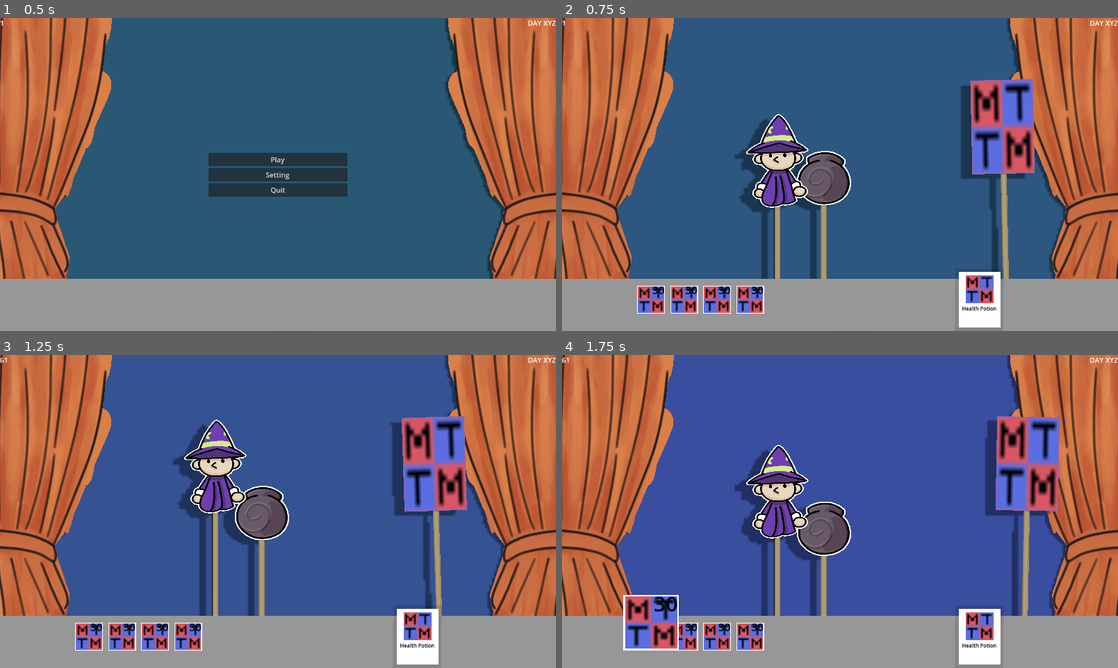
Above: before the commit, frames 1-4 (two rows, left to right).
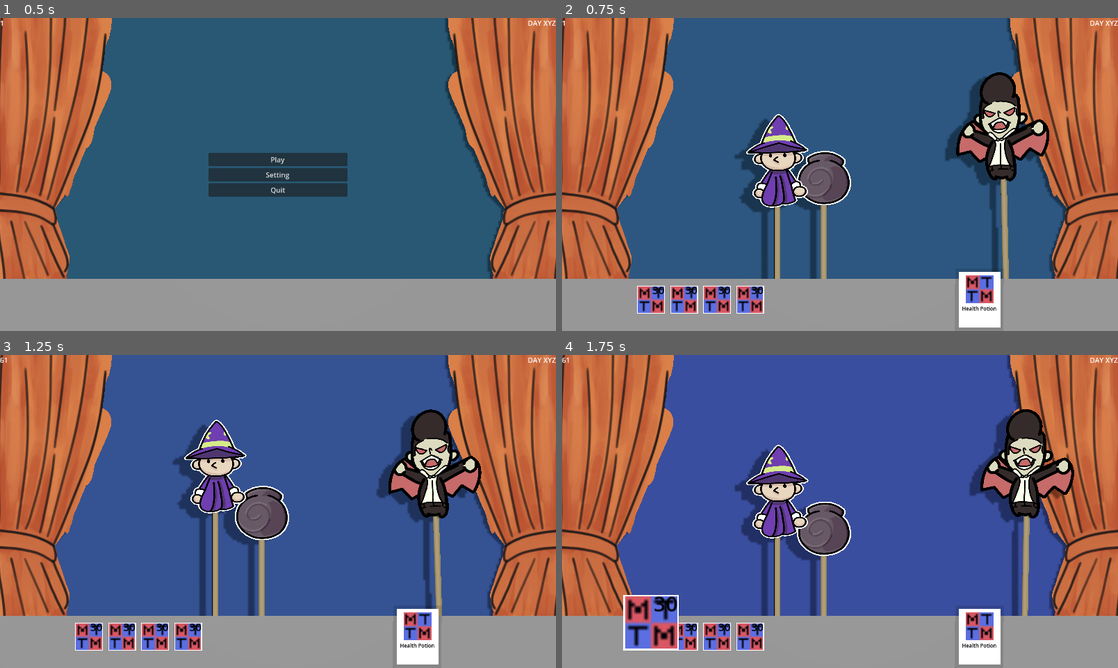
Above: after the commit, the same moments.

Repository: Craigware/PirateJam15
Game: Godot game, scene res://Scenes/main.tscn
Two runs of this game, one before a commit and one after it. Both use one fixed random seed, a clock stepped at 60 frames per second and the inputs below. Sound files missing from this copy of the repository are replaced by a short silence.
Inputs:
- Up to frame 1 (0.5 s): no input
- Up to frame 2 (0.75 s): click "Play" at 0.5 s
- Up to frame 3 (1.25 s): no input
- Up to frame 4 (1.75 s): click "[center]30" at 1.25 s

Frame 1 is identical in both runs. In frame 2, 4.5% of the frame differs, in the area x 69-88%, y 17-54%; in frame 3, 4.5%; in frame 4, 4.5%, in the area x 73-93%, y 17-54%.
Error before the commit: Parse Error: Used space character for indentation instead of tab as used before in the file. (res://Scripts/AudioSystem.gd:57)

Commit message:
Some more assets.

Diff:
--- a/Scripts/Assets.gd
+++ b/Scripts/Assets.gd
@@ -3,66 +3,69 @@
 
 enum Sprites {
 	NIL,
-    PLAYER,
-    CAULDRON,
+	PLAYER,
+	CAULDRON,
 	GHOUL,
+	VAMPIRE,
 	MAX
 };
 
 static var Images : Array = [
 	load("res://Assets/MissingTexture.png"),
-    load("res://Assets/Player.png"),
-    load("res://Assets/Cauldron.png")
+	load("res://Assets/Player.png"),
+	load("res://Assets/Cauldron.png"),
+	load("res://Assets/MissingTexture.png"),
+	load("res://Assets/Vampire.png"),
 ];
 
 enum ItemType {
-    NIL,
-    HERBAL_ESSENCE,
-    COMMON_ESSENCE,
-    UNDEAD_ESSENCE,
-    ANIMAL_ESSENCE,
-    HOLY_ESSENCE,
-    VOID_ESSENCE,
-    HEALTH_POTION,
-    GREATER_HEALTH_POTION,
-    MAGIC_KNIFE,
-    SLASHY,
-    MAX
+	NIL,
+	HERBAL_ESSENCE,
+	COMMON_ESSENCE,
+	UNDEAD_ESSENCE,
+	ANIMAL_ESSENCE,
+	HOLY_ESSENCE,
+	VOID_ESSENCE,
+	HEALTH_POTION,
+	GREATER_HEALTH_POTION,
+	MAGIC_KNIFE,
+	SLASHY,
+	MAX
 };
 
 static var Items : Array = [
-    Item.new("NIL ITEM NOT FOUND", Images[Sprites.NIL], Item.ItemTypes.ESSENCE, ItemType.NIL),
-    Item.new("Herbal Essence", Images[Sprites.NIL], Item.ItemTypes.ESSENCE, ItemType.HERBAL_ESSENCE),
-    Item.new("Common Essence", Images[Sprites.NIL], Item.ItemTypes.ESSENCE, ItemType.COMMON_ESSENCE),
-    Item.new("Undead Essence", Images[Sprites.NIL], Item.ItemTypes.ESSENCE, ItemType.UNDEAD_ESSENCE),
-    Item.new("Animal Essence", Images[Sprites.NIL], Item.ItemTypes.ESSENCE, ItemType.ANIMAL_ESSENCE),
-    Item.new("Holy Essence", Images[Sprites.NIL], Item.ItemTypes.ESSENCE, ItemType.HOLY_ESSENCE),
-    Item.new("Void Essence", Images[Sprites.NIL], Item.ItemTypes.ESSENCE, ItemType.VOID_ESSENCE),
-    Item.new("Health Potion", Images[Sprites.NIL], Item.ItemTypes.CARD, ItemType.HEALTH_POTION),
-    Item.new("Greater Health Potion", Images[Sprites.NIL], Item.ItemTypes.CARD, ItemType.GREATER_HEALTH_POTION),
-    Item.new("MAGIC KNIFE", Images[Sprites.NIL], Item.ItemTypes.CARD, ItemType.MAGIC_KNIFE),
-    Item.new("Slashy", Images[Sprites.NIL], Item.ItemTypes.CARD, ItemType.SLASHY),
-    # Item.new("", Images[Sprites.NIL], Item.ItemTypes.CARD, ItemType.HEALTH_POTION),
-    # Item.new("", Images[Sprites.NIL], Item.ItemTypes.CARD, ItemType.HEALTH_POTION),
-    # Item.new("", Images[Sprites.NIL], Item.ItemTypes.CARD, ItemType.HEALTH_POTION),
-    # Item.new("", Images[Sprites.NIL], Item.ItemTypes.CARD, ItemType.HEALTH_POTION),
-    # Item.new("", Images[Sprites.NIL], Item.ItemTypes.CARD, ItemType.HEALTH_POTION),
-    # Item.new("", Images[Sprites.NIL], Item.ItemTypes.CARD, ItemType.HEALTH_POTION),
-    # Item.new("", Images[Sprites.NIL], Item.ItemTypes.CARD, ItemType.HEALTH_POTION),
-    # Item.new("", Images[Sprites.NIL], Item.ItemTypes.CARD, ItemType.HEALTH_POTION),
+	Item.new("NIL ITEM NOT FOUND", Images[Sprites.NIL], Item.ItemTypes.ESSENCE, ItemType.NIL),
+	Item.new("Herbal Essence", Images[Sprites.NIL], Item.ItemTypes.ESSENCE, ItemType.HERBAL_ESSENCE),
+	Item.new("Common Essence", Images[Sprites.NIL], Item.ItemTypes.ESSENCE, ItemType.COMMON_ESSENCE),
+	Item.new("Undead Essence", Images[Sprites.NIL], Item.ItemTypes.ESSENCE, ItemType.UNDEAD_ESSENCE),
+	Item.new("Animal Essence", Images[Sprites.NIL], Item.ItemTypes.ESSENCE, ItemType.ANIMAL_ESSENCE),
+	Item.new("Holy Essence", Images[Sprites.NIL], Item.ItemTypes.ESSENCE, ItemType.HOLY_ESSENCE),
+	Item.new("Void Essence", Images[Sprites.NIL], Item.ItemTypes.ESSENCE, ItemType.VOID_ESSENCE),
+	Item.new("Health Potion", Images[Sprites.NIL], Item.ItemTypes.CARD, ItemType.HEALTH_POTION),
+	Item.new("Greater Health Potion", Images[Sprites.NIL], Item.ItemTypes.CARD, ItemType.GREATER_HEALTH_POTION),
+	Item.new("MAGIC KNIFE", Images[Sprites.NIL], Item.ItemTypes.CARD, ItemType.MAGIC_KNIFE),
+	Item.new("Slashy", Images[Sprites.NIL], Item.ItemTypes.CARD, ItemType.SLASHY),
+	# Item.new("", Images[Sprites.NIL], Item.ItemTypes.CARD, ItemType.HEALTH_POTION),
+	# Item.new("", Images[Sprites.NIL], Item.ItemTypes.CARD, ItemType.HEALTH_POTION),
+	# Item.new("", Images[Sprites.NIL], Item.ItemTypes.CARD, ItemType.HEALTH_POTION),
+	# Item.new("", Images[Sprites.NIL], Item.ItemTypes.CARD, ItemType.HEALTH_POTION),
+	# Item.new("", Images[Sprites.NIL], Item.ItemTypes.CARD, ItemType.HEALTH_POTION),
+	# Item.new("", Images[Sprites.NIL], Item.ItemTypes.CARD, ItemType.HEALTH_POTION),
+	# Item.new("", Images[Sprites.NIL], Item.ItemTypes.CARD, ItemType.HEALTH_POTION),
+	# Item.new("", Images[Sprites.NIL], Item.ItemTypes.CARD, ItemType.HEALTH_POTION),
 ];
 
 static var CraftingRecipes : Array = [
-    {Items[ItemType.NIL]: 1}, #NIL
-    {Items[ItemType.NIL]: 1}, #H#
-    {Items[ItemType.NIL]: 1}, #CE
-    {Items[ItemType.NIL]: 1}, #UE
-    {Items[ItemType.NIL]: 1}, #AE
-    {Items[ItemType.NIL]: 1}, #HE
-    {Items[ItemType.NIL]: 1}, #VE
-    {Items[ItemType.COMMON_ESSENCE]: 1}, #HP
-    {Items[ItemType.COMMON_ESSENCE]: 2, Items[ItemType.HOLY_ESSENCE]: 1}, # GHP
-    {Items[ItemType.COMMON_ESSENCE]: 1, Items[ItemType.UNDEAD_ESSENCE]: 1}, # Magic knife
-    {Items[ItemType.UNDEAD_ESSENCE]: 2, Items[ItemType.ANIMAL_ESSENCE]: 2}, # Slashy
-    # {Items[ItemType.COMMON_ESSENCE]: 1, Items[ItemType.UNDEAD_ESSENCE]: 1},
+	{Items[ItemType.NIL]: 1}, #NIL
+	{Items[ItemType.NIL]: 1}, #H#
+	{Items[ItemType.NIL]: 1}, #CE
+	{Items[ItemType.NIL]: 1}, #UE
+	{Items[ItemType.NIL]: 1}, #AE
+	{Items[ItemType.NIL]: 1}, #HE
+	{Items[ItemType.NIL]: 1}, #VE
+	{Items[ItemType.COMMON_ESSENCE]: 1}, #HP
+	{Items[ItemType.COMMON_ESSENCE]: 2, Items[ItemType.HOLY_ESSENCE]: 1}, # GHP
+	{Items[ItemType.COMMON_ESSENCE]: 1, Items[ItemType.UNDEAD_ESSENCE]: 1}, # Magic knife
+	{Items[ItemType.UNDEAD_ESSENCE]: 2, Items[ItemType.ANIMAL_ESSENCE]: 2}, # Slashy
+	# {Items[ItemType.COMMON_ESSENCE]: 1, Items[ItemType.UNDEAD_ESSENCE]: 1},
 ];
--- a/Scripts/AudioSystem.gd
+++ b/Scripts/AudioSystem.gd
@@ -51,11 +51,10 @@
 		for i in range(len(AudioStreams)):
 			if AudioStreams[i] != null && AudioStreams[i].max_db < 3.0:
 				AudioStreams[i].max_db += 0.05;
-
 	if Dead:
 		for i in range(len(AudioStreams)):
 			if AudioStreams[i] != null && AudioStreams[i].max_db > 0.0:
-                AudioStreams[i].pitch_scale -= 0.01;
+				AudioStreams[i].pitch_scale -= 0.01;
 
 func switch_song():
 	current_index += 1;
--- a/Scripts/Entity.gd
+++ b/Scripts/Entity.gd
@@ -11,7 +11,11 @@
 	PLAYER,
 	CAULDRON,
 	GHOUL,
-	PEDESTRIAN
+	VILLAGER,
+    GUARD,
+    VAMPIRE,
+    GOBLIN,
+    PIG
 }
 
 @export var Health: float;
--- a/Scripts/GameState.gd
+++ b/Scripts/GameState.gd
@@ -88,7 +88,7 @@
 	Entities.fill(null);
 	create_player();
 	create_cauldron();
-	create_enemy(1);
+	create_enemy(Entity.EntityArchs.VAMPIRE);
 
 	DaylightTimer = Timer.new();
 	DaylightTimer.wait_time = 75;
@@ -213,31 +213,59 @@
 	return;
 
 
-func create_enemy(_architype) -> bool:
-	var _entity = create_entity();
-	var resource_id = Assets.Sprites.GHOUL;
-	if resource_id > Assets.Images.size()-1:
-		resource_id = Assets.Sprites.NIL;
-
-	_entity.Sprite = Assets.Images[resource_id];
-	_entity.Health = 10;
-	_entity.AttackRate = 3;
-
-	_entity.EntityArch = Entity.EntityArchs.GHOUL;
-	_entity.IsAlly = false;
-	_entity.position = get_random_spawn_location(_entity.IsAlly);
-
-	_entity.MovePattern = Entity.MovementPattern.SWAY;
-	_entity.SwayArc = 0.05;
-	_entity.SwaySpeed = 0.1;
-	_entity.MeshSize = Vector2(2,3);
-
-	_entity.AttackTimer = Timer.new();
-	_entity.AttackTimer.wait_time = _entity.AttackRate;
-	_entity.AttackTimer.autostart = true;
-
-	EntityContainer.add_child(_entity);
-	return true;
+func create_enemy(_architype: Entity.EntityArchs) -> bool:
+	if _architype == Entity.EntityArchs.GHOUL:
+		var _entity = create_entity();
+		var resource_id = Assets.Sprites.GHOUL;
+		if resource_id > Assets.Images.size()-1:
+			resource_id = Assets.Sprites.NIL;
+
+		_entity.Sprite = Assets.Images[resource_id];
+		_entity.Health = 10;
+		_entity.AttackRate = 3;
+
+		_entity.EntityArch = Entity.EntityArchs.GHOUL;
+		_entity.IsAlly = false;
+		_entity.position = get_random_spawn_location(_entity.IsAlly);
+
+		_entity.MovePattern = Entity.MovementPattern.SWAY;
+		_entity.SwayArc = 0.05;
+		_entity.SwaySpeed = 0.1;
+		_entity.MeshSize = Vector2(2,3);
+
+		_entity.AttackTimer = Timer.new();
+		_entity.AttackTimer.wait_time = _entity.AttackRate;
+		_entity.AttackTimer.autostart = true;
+
+		EntityContainer.add_child(_entity);
+		return true;
+
+	if _architype == Entity.EntityArchs.VAMPIRE:
+		var _entity = create_entity();
+		var resource_id = Assets.Sprites.VAMPIRE;
+		if resource_id > Assets.Images.size()-1:
+			resource_id = Assets.Sprites.NIL;
+
+		_entity.Sprite = Assets.Images[resource_id];
+		_entity.Health = 10;
+		_entity.AttackRate = 3;
+
+		_entity.EntityArch = Entity.EntityArchs.VAMPIRE;
+		_entity.IsAlly = false;
+		_entity.position = get_random_spawn_location(_entity.IsAlly);
+
+		_entity.MovePattern = Entity.MovementPattern.SWAY;
+		_entity.SwayArc = 0.05;
+		_entity.SwaySpeed = 0.1;
+		_entity.MeshSize = Vector2(3,3.5);
+
+		_entity.AttackTimer = Timer.new();
+		_entity.AttackTimer.wait_time = _entity.AttackRate;
+		_entity.AttackTimer.autostart = true;
+
+		EntityContainer.add_child(_entity);
+		return true;
+	return false;
 
 func add_item_to_inventory(item: Item, amount: int = 1) -> bool:
 	if Inventory.has(item):
Binary file added: Assets/Vampire.png
Not shown, added: Assets/Vampire.png.import
Binary file added: Assets/Villager.png
Not shown, added: Assets/Villager.png.import
